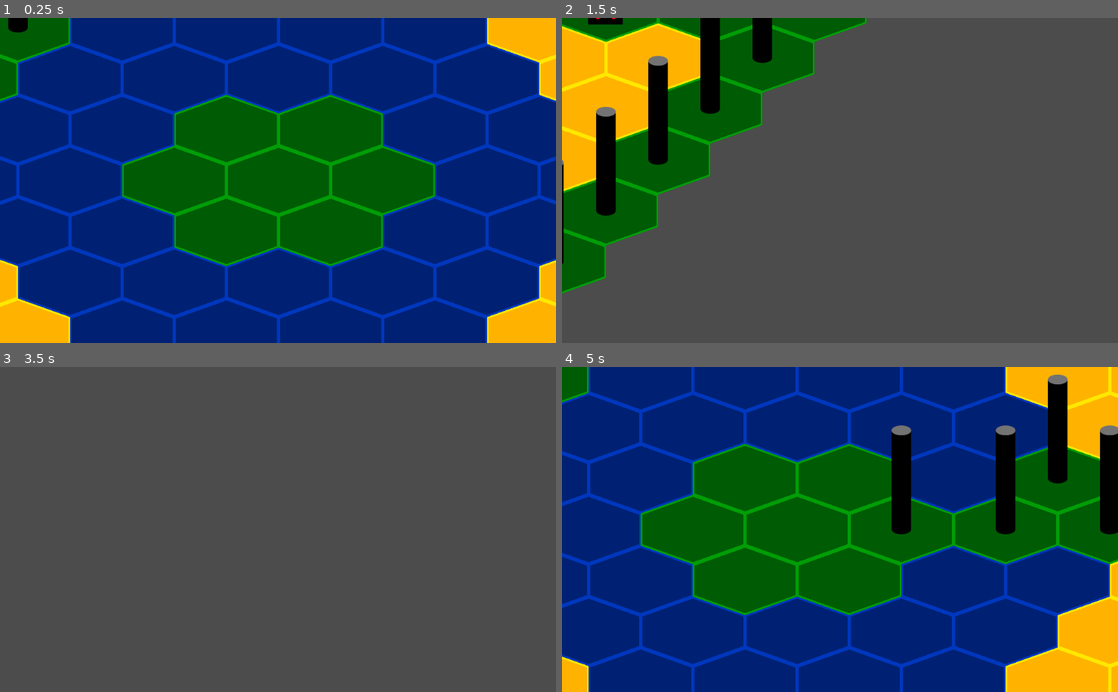
Above: before the commit, frames 1-4 (two rows, left to right).
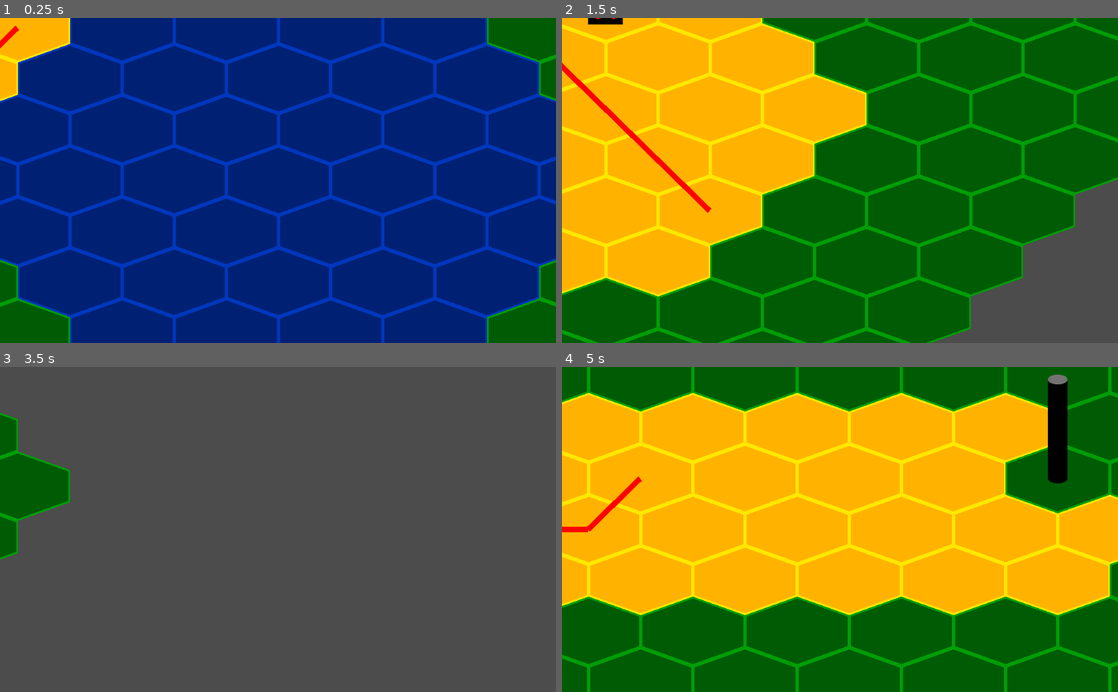
Above: after the commit, the same moments.

Repository: fat-beaver/hedgehog
Game: Godot game, scene res://battle.tscn
Two runs of this game, one before a commit and one after it. Both use one fixed random seed, a clock stepped at 60 frames per second and the inputs below.
Inputs (mouse positions are in pixels of both pictures, inside the frame that each line leads up to):
- Up to frame 1 (0.25 s): no input
- Up to frame 2 (1.5 s): tap Enter at 0.5 s; move the mouse to (962, 164) at 0.52 s; press the mouse at (962, 164) at 0.53 s; hold Right (move_right) 0.53-1.28 s; right-click (962, 164) at 0.8 s; move the mouse to (728, 196) at 1.27 s; release the mouse at (728, 196) at 1.28 s; hold Down (move_down) from 1.28 s (still down); right-click (728, 196) at 1.35 s
- Up to frame 3 (3.5 s): click (166, 545) at 1.55 s; move the mouse to (333, 458) at 2.02 s; release Down (move_down) at 2.03 s; press the mouse at (333, 458) at 2.03 s; hold Right (move_right) 2.03-2.78 s; right-click (333, 458) at 2.3 s; tap Space at 2.75 s; move the mouse to (250, 594) at 2.77 s; release the mouse at (250, 594) at 2.78 s; hold Up (move_up) from 2.78 s (still down); right-click (250, 594) at 2.85 s; click (250, 594) at 3.05 s
- Up to frame 4 (5 s): move the mouse to (1006, 578) at 3.52 s; release Up (move_up) at 3.53 s; press the mouse at (1006, 578) at 3.53 s; hold Left (move_left) from 3.53 s (still down); right-click (1006, 578) at 3.8 s; move the mouse to (673, 480) at 4.27 s; release the mouse at (673, 480) at 4.28 s; right-click (673, 480) at 4.35 s; click (673, 480) at 4.55 s

The runs differ from the first frame. In frame 1, 28% of the frame differs, in the area x 0-100%, y 0-100%; in frame 2, 84%; in frame 3, 2.9%; in frame 4, 96%.

Commit message:
Added new object to store and draw paths between hexes and moved the get_centre_point method from HexGrid to Hex

Diff:
--- a/Hex.gd
+++ b/Hex.gd
@@ -2,8 +2,12 @@
 class_name Hex
 
 var coords: Vector2
-var passable: bool setget set_passable, get_passable
+var passable: bool setget passable, is_passable
 var terrain_type :int setget set_terrain_type, get_terrain_type
+
+#constants for hex size, cannot get these from tilemap because the size used for scaling is not the actual size
+const hex_width = 192
+const hex_height = 128
 
 func _ready():
 	pass
@@ -36,8 +40,14 @@
 		movement_cost = 6
 	return movement_cost
 
-func set_passable(passablility: bool):
+func passable(passablility: bool):
 	passable = passablility
 
-func get_passable():
+func is_passable():
 	return passable
+
+func get_centre_point() -> Vector2:
+	var point: Vector2 = Vector2()
+	point.x = 192 * coords.x + 96 * coords.y + hex_width / 2.0
+	point.y = 0 * coords.x + 94 * coords.y  + hex_height / 2.0
+	return point
--- a/HexGrid.gd
+++ b/HexGrid.gd
@@ -4,14 +4,14 @@
 
 onready var _tile_map = $TileMap
 onready var _camera = $Camera2D
+onready var _path = $HexPath
 
-const map_size = 6
+const map_size = 10
 const _mouse_offset_x = -98
 const _mouse_offset_y = -62
+const _pathing_heuristic_multiplier = 6
 
-#constants for hex size, cannot get these from tilemap because the size used for scaling is not the actual size
-const hex_width = 192
-const hex_height = 128
+var _current_path = []
 
 var _hexes = []
 const _directions = [Vector2(1,0), Vector2(0,1), Vector2(-1,1), Vector2(-1,0), Vector2(0,-1), Vector2(1,-1)]
@@ -21,14 +21,7 @@
 	_generate_map()
 	_draw_map()
 	#centre the camera on hex (0,0)
-	_camera.set_global_position(hex_to_point(get_hex_at_coords(Vector2(0, 0))))
-
-	var path_start = get_hex_at_coords(Vector2(-4, 0))
-	var path_end = get_hex_at_coords(Vector2(2, -4))
-	_draw_map()
-	var path = find_path_between(path_start, path_end)
-	for hex in path:
-		set_hex_terrain(hex, 3)
+	_camera.set_global_position(get_hex_at_coords(Vector2(0, 0)).get_centre_point())
 
 func _generate_map():
 	#create all of the hexes to fill a sample map
@@ -41,8 +34,13 @@
 				if q + r + s == 0:
 					var hex = Hex.new(Vector2(q,r), 0)
 					#set the terrain of the hex to its distance from the centre, as a demonstration
-					hex.set_terrain_type(find_hex_distance(tempCentreHex, hex) / 2 %4)
+					#hex.set_terrain_type(find_hex_distance(tempCentreHex, hex) / 2 %4)
+					if find_hex_distance(tempCentreHex, hex) < 4:
+						hex.set_terrain_type(1)
+					else:
+						hex.set_terrain_type(0)
 					_hexes.append(hex)
+
 
 func _draw_map():
 	for hex in _hexes:
@@ -67,7 +65,7 @@
 	var all_neighbours = find_neighbours_of(cell)
 	var passable_neighbours = []
 	for neighbour in all_neighbours:
-		if neighbour.get_passable():
+		if neighbour.is_passable():
 			passable_neighbours.append(neighbour)
 	return passable_neighbours
 
@@ -81,11 +79,14 @@
 	class QueueElement:
 		var _priority: float setget , get_priority
 		var _element setget , get_element
+
 		func _init(element, priority: float):
 			_element = element
 			_priority = priority
+
 		func get_priority() -> float:
 			return _priority
+
 		func get_element():
 			return _element
 
@@ -101,16 +102,28 @@
 		return false
 
 	func pop() -> Hex:
+		var lowest_priority = 0
+		for i in range(1, queue.size()):
+			if queue[i].get_priority() < queue[lowest_priority].get_priority():
+				lowest_priority = i
+		var to_remove = queue[lowest_priority]
+		queue.remove(lowest_priority)
+		return to_remove.get_element()
+
+	func old_pop() -> Hex:
 		var lowest_priority = queue[0]
 		for element in queue:
 			if element.get_priority() < lowest_priority.get_priority():
 				lowest_priority = element
 		queue.remove(queue.find(lowest_priority))
 		return lowest_priority.get_element()
+
 	func get_size():
 		return queue.size()
 
 func find_path_between(start: Hex, goal: Hex) -> Array:
+	if start == null or goal == null:
+		return Array()
 	var frontier = PriorityQueue.new()
 	frontier.push(start, 0)
 	#create dictionaries to hold where the path came from to reach each cell and how much it cost
@@ -125,10 +138,11 @@
 		if current_cell == goal:
 			break
 		for neighbour in find_passable_neighbours(current_cell):
+			set_hex_terrain(neighbour, 2)
 			var new_cost = cost_to[current_cell] + neighbour.get_movement_cost()
 			if !cost_to.has(neighbour) or new_cost < cost_to[neighbour]:
 				cost_to[neighbour] = new_cost
-				var priority = new_cost + find_hex_distance(neighbour, goal)
+				var priority = new_cost + _pathing_heuristic_multiplier * find_hex_distance(neighbour, goal)
 				frontier.push(neighbour, priority)
 				came_from[neighbour] = current_cell
 	#once a path has been found (or not found) turn it into an array of hexes
@@ -148,18 +162,11 @@
 	#adjust the points a bit to make them line up with the tilemap placement
 	point.x += _mouse_offset_x
 	point.y += _mouse_offset_y
+	#a slight multiplier to improve detection when far from the origin
+	point.y *= 0.978
 	coords.x = 1.0 / 192.0 * point.x - (1.0 / 184.0) * point.y
 	coords.y = 0 * point.x + 1.0 / 92.0 * point.y
 	return round_hex_coords(coords)
-
-func hex_to_point(hex: Hex) -> Vector2:
-	if hex == null:
-		return Vector2()
-	var coords = hex.get_coords()
-	var point: Vector2 = Vector2()
-	point.x = 192 * coords.x + 96 * coords.y + hex_width / 2.0
-	point.y = 0 * coords.x + 92 * coords.y  + hex_height / 2.0
-	return point
 
 func round_hex_coords(coords: Vector2) -> Vector2:
 	#round each coord and extract s
@@ -184,3 +191,7 @@
 		return
 	hex.set_terrain_type(terrain_type)
 	_tile_map.set_cell(hex.get_offset_coords().x, hex.get_offset_coords().y, terrain_type)
+
+func set_terrain_all_tiles(terrain: int):
+	for hex in _hexes:
+		set_hex_terrain(hex, terrain)
--- /dev/null
+++ b/HexPath.gd
@@ -0,0 +1,23 @@
+extends Node2D
+class_name HexPath
+
+var _current_path = []
+
+const _path_thickness = 10
+
+func _draw():
+	if _current_path == null:
+		return
+	for i in range(0, _current_path.size() - 1):
+		draw_line(_current_path[i].get_centre_point(), _current_path[i + 1].get_centre_point(), Color.red, _path_thickness)
+
+func set_path(path):
+	if path == null:
+		clear_path()
+	else:
+		_current_path = path
+		update()
+
+func clear_path():
+	_current_path = null
+	update()
--- a/battle.gd
+++ b/battle.gd
@@ -2,6 +2,12 @@
 
 onready var camera = $HexGrid/Camera2D
 onready var grid = $HexGrid
+onready var path = $HexGrid/HexPath
+
+var last_mouse_hex
+
+const ferret_hex_coords = Vector2(-4, 0)
+onready var ferret_hex = grid.get_hex_at_coords(ferret_hex_coords)
 
 func _ready():
 	pass
@@ -12,5 +18,18 @@
 	camera.move_local_y(movement_vector.y * 1600 * delta)
 
 	var hex_coords_of_mouse = grid.hex_coords_of_point(get_global_mouse_position())
-	if Input.is_action_pressed("click"):
+	if Input.is_action_pressed("left_click"):
 		grid.set_hex_terrain(grid.get_hex_at_coords(hex_coords_of_mouse), 3)
+
+	if Input.is_action_pressed("right_click"):
+		grid.set_terrain_all_tiles(0)
+
+	var mouse_hex = grid.get_hex_at_coords(grid.hex_coords_of_point(get_global_mouse_position()))
+	if last_mouse_hex != mouse_hex and mouse_hex != null:
+		var path_start = ferret_hex
+		var path_end = mouse_hex
+		if path_start.is_passable() and path_end.is_passable():
+			path.set_path(grid.find_path_between(path_start, path_end))
+			last_mouse_hex = mouse_hex
+		else:
+			path.clear_path()
--- a/battle.tscn
+++ b/battle.tscn
@@ -1,10 +1,11 @@
-[gd_scene load_steps=6 format=2]
+[gd_scene load_steps=7 format=2]
 
 [ext_resource path="res://testing_tileset.tres" type="TileSet" id=1]
 [ext_resource path="res://battle.gd" type="Script" id=2]
 [ext_resource path="res://art/ferret/png/test_1.png" type="Texture" id=3]
 [ext_resource path="res://art/hedgehog/png/test_1.png" type="Texture" id=4]
 [ext_resource path="res://HexGrid.gd" type="Script" id=5]
+[ext_resource path="res://HexPath.gd" type="Script" id=6]
 
 [node name="battle" type="Node2D"]
 script = ExtResource( 2 )
@@ -22,6 +23,9 @@
 show_collision = true
 format = 1
 
+[node name="HexPath" type="Node2D" parent="HexGrid"]
+script = ExtResource( 6 )
+
 [node name="Camera2D" type="Camera2D" parent="HexGrid"]
 current = true
 
--- a/project.godot
+++ b/project.godot
@@ -23,11 +23,17 @@
 "class": "HexGrid",
 "language": "GDScript",
 "path": "res://HexGrid.gd"
+}, {
+"base": "Node2D",
+"class": "HexPath",
+"language": "GDScript",
+"path": "res://HexPath.gd"
 } ]
 _global_script_class_icons={
 "GitAPI": "",
 "Hex": "",
-"HexGrid": ""
+"HexGrid": "",
+"HexPath": ""
 }
 
 [application]
@@ -66,9 +72,14 @@
 , Object(InputEventKey,"resource_local_to_scene":false,"resource_name":"","device":0,"alt":false,"shift":false,"control":false,"meta":false,"command":false,"pressed":false,"scancode":87,"physical_scancode":0,"unicode":0,"echo":false,"script":null)
  ]
 }
-click={
+left_click={
 "deadzone": 0.5,
 "events": [ Object(InputEventMouseButton,"resource_local_to_scene":false,"resource_name":"","device":-1,"alt":false,"sh …(213 unchanged characters)…
+ ]
+}
+right_click={
+"deadzone": 0.5,
+"events": [ Object(InputEventMouseButton,"resource_local_to_scene":false,"resource_name":"","device":-1,"alt":false,"shift":false,"control":false,"meta":false,"command":false,"button_mask":0,"position":Vector2( 0, 0 ),"global_position":Vector2( 0, 0 ),"factor":1.0,"button_index":2,"pressed":false,"doubleclick":false,"script":null)
  ]
 }
 
